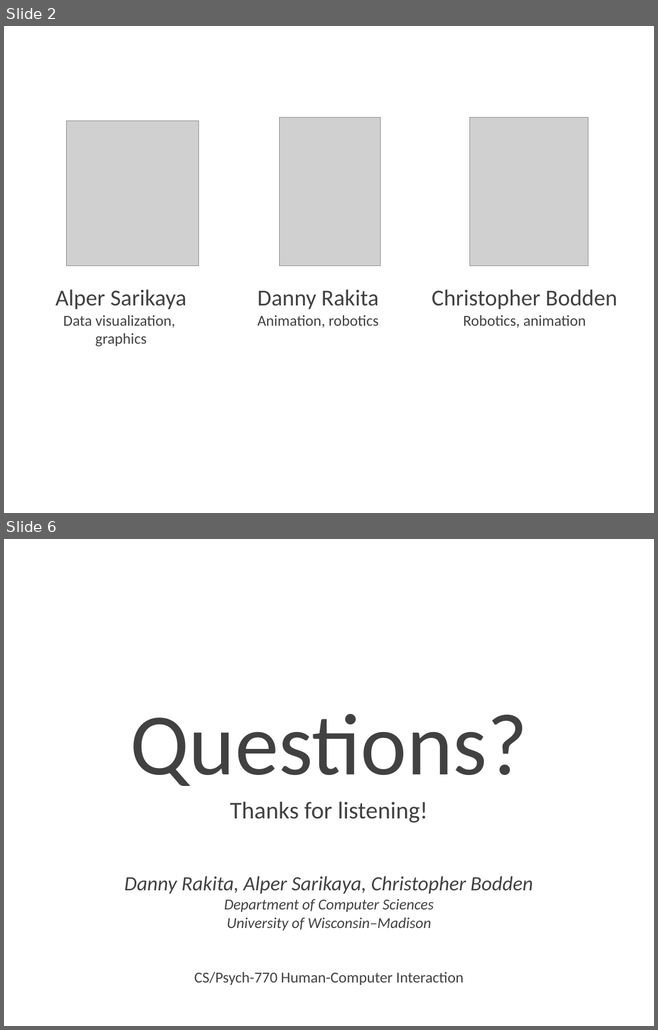
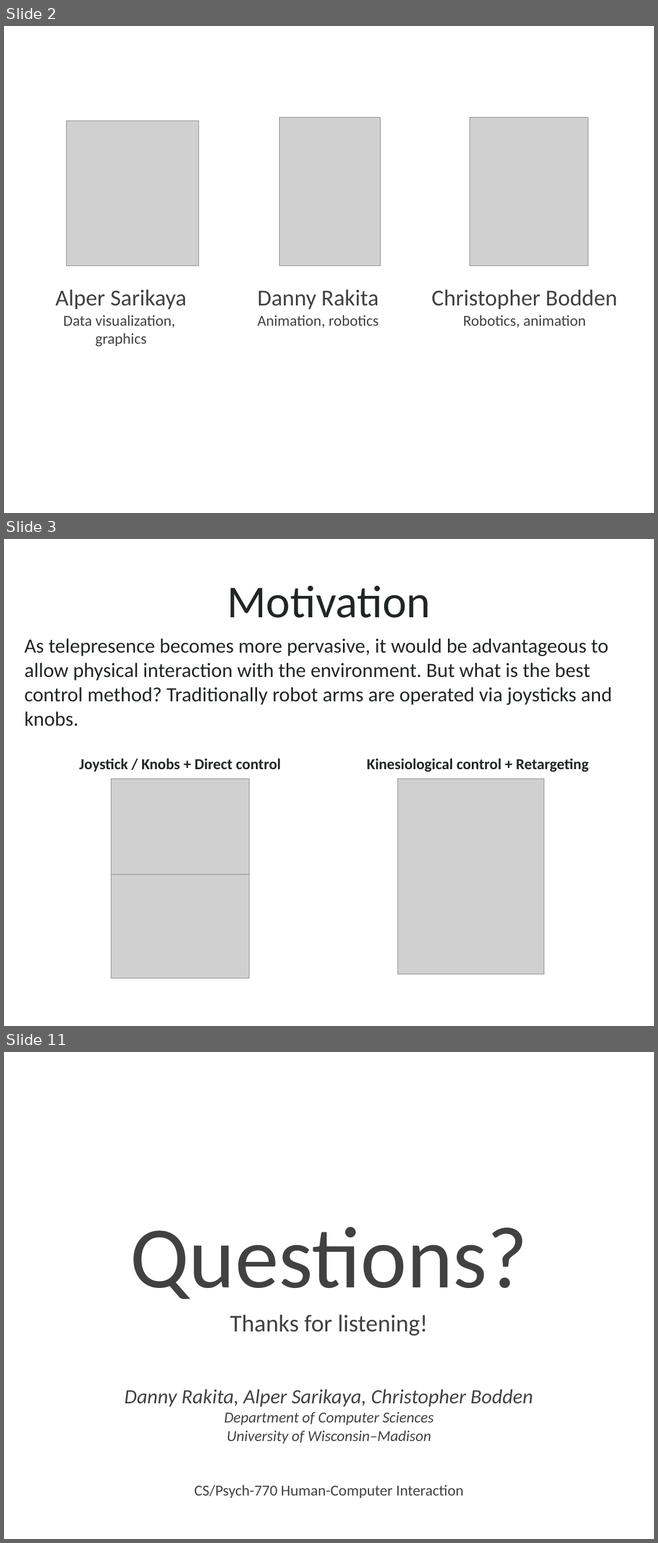
Before and after one commit to caomw/cs770-project, a slide deck: Presentation/group3-final-presentation.pptx. Shown one above the other, each under a label of ours: slides 2 and 6 before the commit, slides 2, 3 and 11 after it; the slides between them are not shown. The pictures are 658x1030 and 658x1543 pixels, drawn with LibreOffice and Linux fonts; fonts in the diff are those of the drawing; grey boxes stand for pictures; background and template pictures are left out. Boxes give left, top, right and bottom in pixels: in the first picture for what was removed or moved away, otherwise in the second. Text is boxed around its words. In the diff, an @@ line names an element or a change of style, - is before the commit and + after.

```diff
--- a/Presentation/group3-final-presentation.pptx
+++ b/Presentation/group3-final-presentation.pptx
@@ slide 3 added at (x1=4, y1=539, x2=654, y2=1026), background picture (left out) @@
@@ title added at (x1=227, y1=585, x2=431, y2=618), 72 pt, text #222526 @@
+Motivation
@@ text added at (x1=24, y1=638, x2=612, y2=726), 32 pt, text #222526 @@
+As telepresence becomes more pervasive, it would be advantageous to allow physical interaction with the environment. But what is the best control method? Traditionally robot arms are operated via joysticks and knobs.
@@ text added at (x1=79, y1=758, x2=281, y2=772), 24 pt, text #222526, bold @@
+Joystick / Knobs + Direct control
@@ text added at (x1=366, y1=758, x2=588, y2=772), 24 pt, text #222526, bold @@
+Kinesiological control + Retargeting
@@ picture added at (x1=111, y1=779, x2=249, y2=875) @@
@@ picture added at (x1=397, y1=779, x2=544, y2=975) @@
@@ picture added at (x1=111, y1=875, x2=249, y2=979) @@
@@ what was slide 6 is now slide 11 @@
```
Also in this commit, not shown: 3 slides changed, 4 other slides added, 1 other file.
